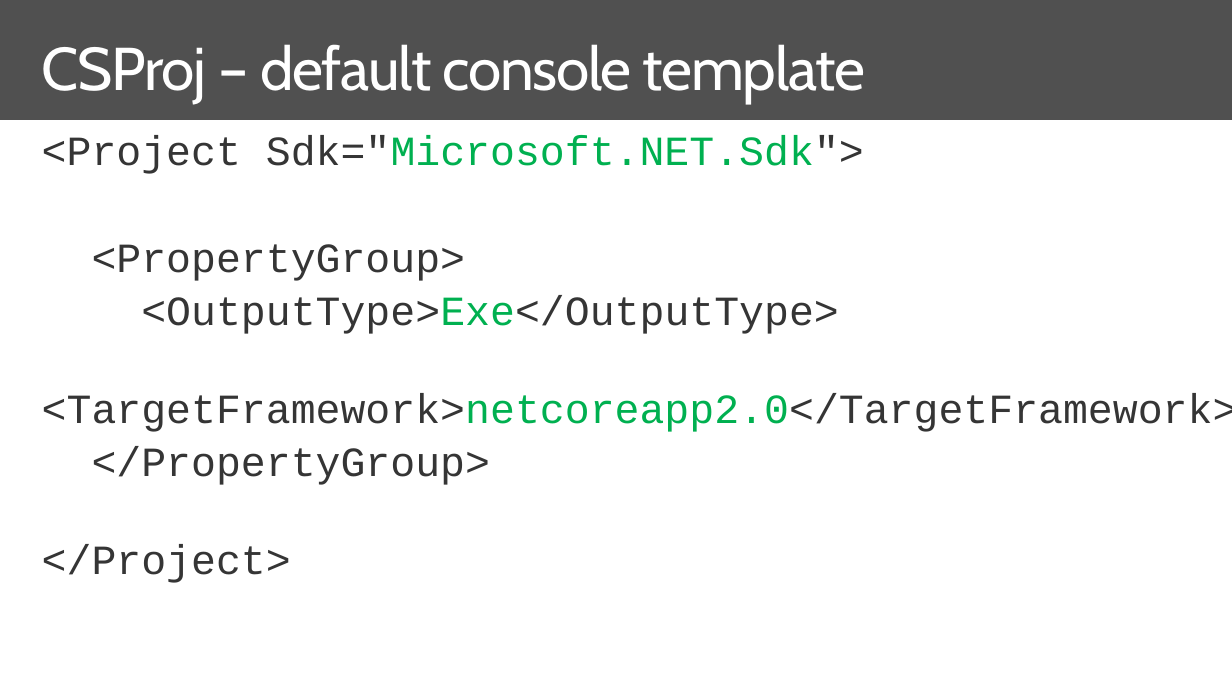
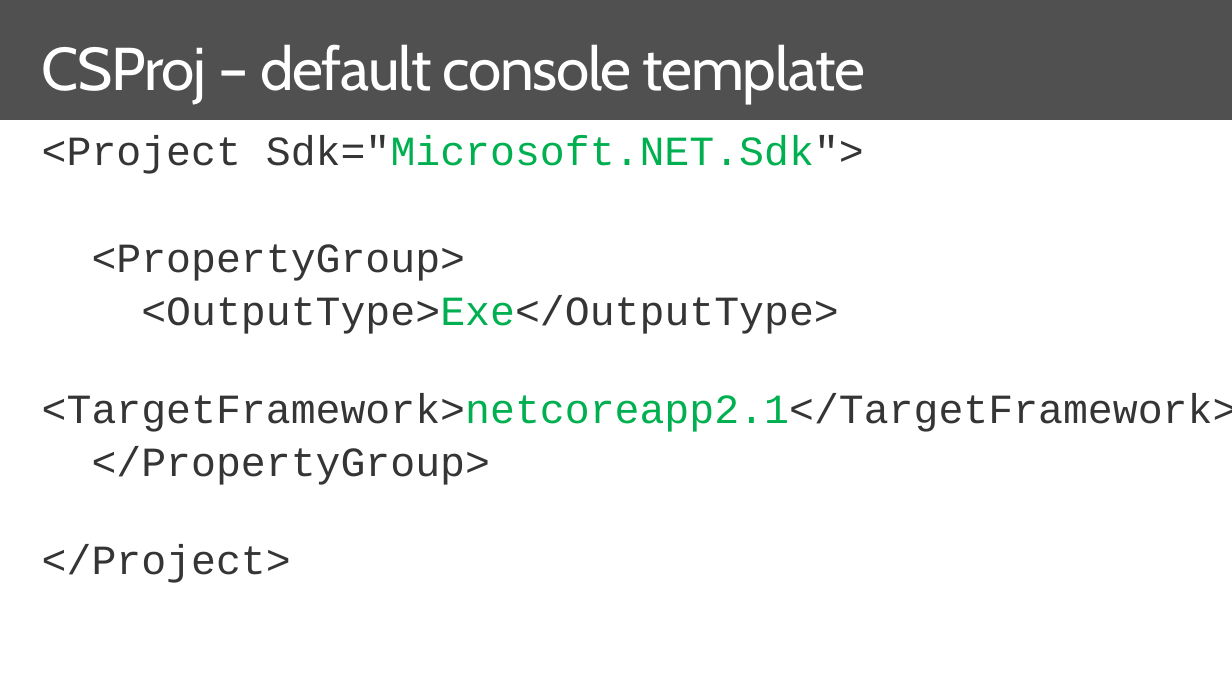
Before and after one commit to dotnet-presentations/dotnetcore-workshop, a slide deck: slide 23 of 1-Overview-Tools-Acquisition/netcore-workshop-overview-tools.pptx. Drawn at 1232x693 pixels with LibreOffice and Linux fonts; fonts in the diff are those of the drawing; background and template pictures are left out. Boxes give left, top, right and bottom in pixels: in the first picture for what was removed or moved away, otherwise in the second. Text is boxed around its words. In the diff, an @@ line names an element or a change of style, - is before the commit and + after.

```diff
--- a/1-Overview-Tools-Acquisition/netcore-workshop-overview-tools.pptx
+++ b/1-Overview-Tools-Acquisition/netcore-workshop-overview-tools.pptx
@@ text at (42, 393, 1232, 432): text changed @@
-<TargetFramework>netcoreapp2.0</TargetFramework>
+<TargetFramework>netcoreapp2.1</TargetFramework>
```
Also in this commit, not shown: 3 other slides changed, 2 other files.
